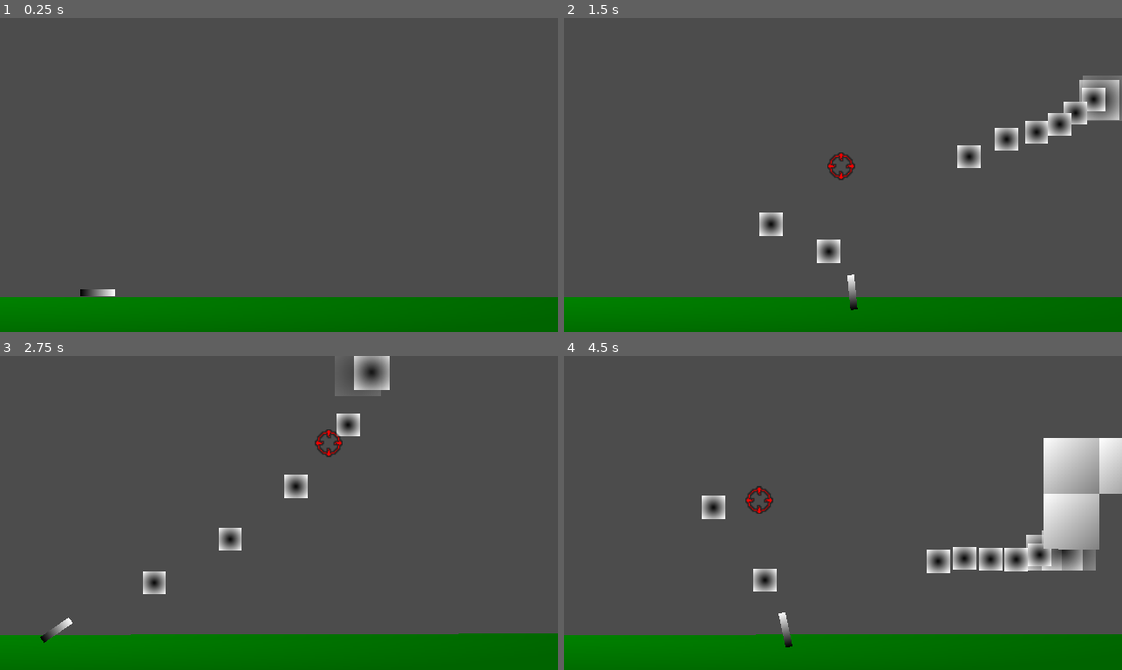
Above: before the commit, frames 1-4 (two rows, left to right).
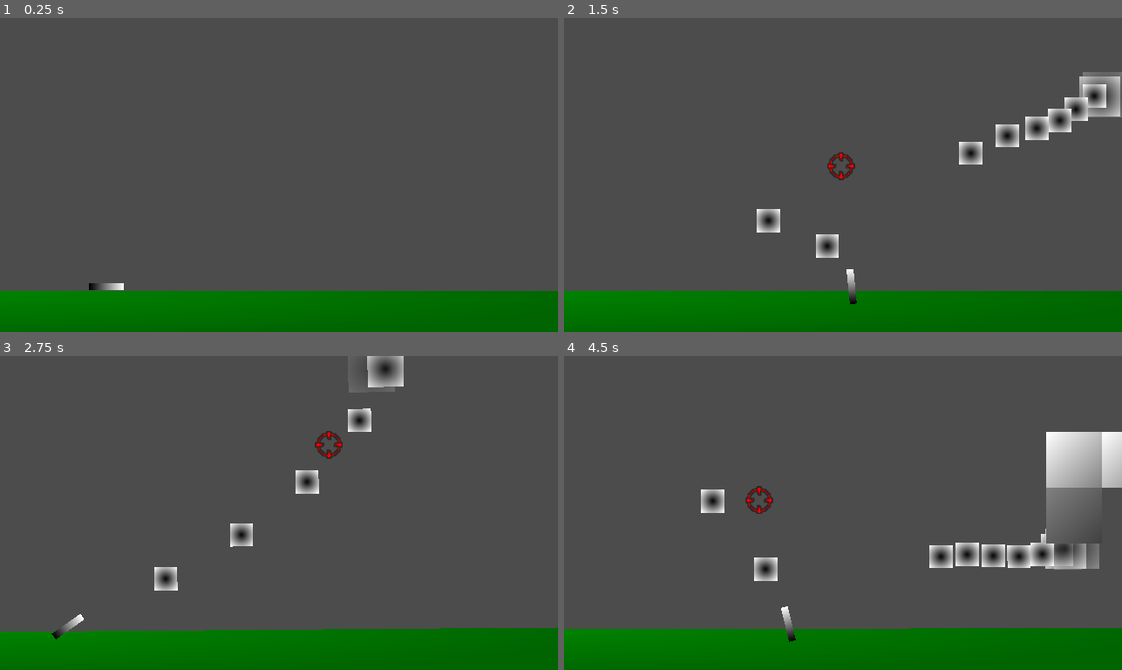
Above: after the commit, the same moments.

Repository: dranik544/explanation-overdue
Game: Godot game, scene res://scenes/main.tscn
The game is run twice, just before and just after one commit, with the same random seed, the same clock (stepped at 60 frames per second) and the same inputs.
Inputs (mouse positions are in pixels of both pictures, inside the frame that each line leads up to):
- Up to frame 1 (0.25 s): no input
- Up to frame 2 (1.5 s): tap Enter at 0.5 s; move the mouse to (965, 159) at 0.52 s; press the mouse at (965, 159) at 0.53 s; hold D (RIGHT) 0.53-1.25 s; tap W (JUMP) at 0.77 s; release the mouse at (965, 159) at 1.25 s; drag from (731, 190) to (1060, 118) at 1.27 s
- Up to frame 3 (2.75 s): move the mouse to (334, 443) at 2.02 s; press the mouse at (334, 443) at 2.03 s; hold A (LEFT) from 2.03 s (still down)
- Up to frame 4 (4.5 s): release A (LEFT) at 2.75 s; release the mouse at (898, 443) at 2.75 s; drag from (815, 575) to (642, 613) at 2.77 s; move the mouse to (1010, 560) at 3.52 s; press the mouse at (1010, 560) at 3.53 s; hold D (RIGHT) 3.53-4.25 s; tap W (JUMP) at 3.77 s; release the mouse at (1010, 560) at 4.25 s; drag from (675, 465) to (932, 572) at 4.27 s

The runs differ from the first frame. In frame 1, 2.1% of the frame differs, in the area x 0-100%, y 84-89%; in frame 2, 4.6%; in frame 3, 4.2%; in frame 4, 6.9%, in the area x 0-100%, y 24-93%.

Commit message:
небольшое воздействие движений игрока на камеру (добавляет динамики)

Diff:
--- a/scenes/camera_2d.gd
+++ b/scenes/camera_2d.gd
@@ -2,18 +2,27 @@
 
 var shakeIntensity: float = 0.0   # сила тряски
 var shakeTime: float = 0.0        # время тряски
+var basePosition: Vector2 = Vector2.ZERO
+
+export(NodePath) var playerPath   #
+onready var player: KinematicBody2D = get_node(playerPath) if playerPath else null
 
 
 func _ready() -> void:
 	add_to_group("camera")
+	basePosition = global_position
 
 # эта функция при вызове начинает тряску
 func applyShake(intensity: float, duration: float):
 	shakeTime = duration
 	shakeIntensity = intensity
+	shakeIntensity = intensity
 
 func _process(delta: float) -> void:
-# если время тряски не истекло
+	if player:
+		position = basePosition + (player.global_position * 0.05)
+
+	# если время тряски не истекло
 	if shakeTime > 0:
 		# убавляем время и трясём экран
 		shakeTime -= delta
--- a/scenes/main.tscn
+++ b/scenes/main.tscn
@@ -96,7 +96,6 @@
 [node name="BlockPool" type="Node2D" parent="."]
 script = ExtResource( 3 )
 finalPortalPath = NodePath("../finalPortal")
-neededBlocksSpawnForSpawnFinalPortal = 2
 
 [node name="blocksGroup1" type="Node2D" parent="BlockPool"]
 position = Vector2( -80, -320 )
@@ -173,3 +172,4 @@
 current = true
 zoom = Vector2( 0.75, 0.75 )
 script = ExtResource( 7 )
+playerPath = NodePath("../player")
